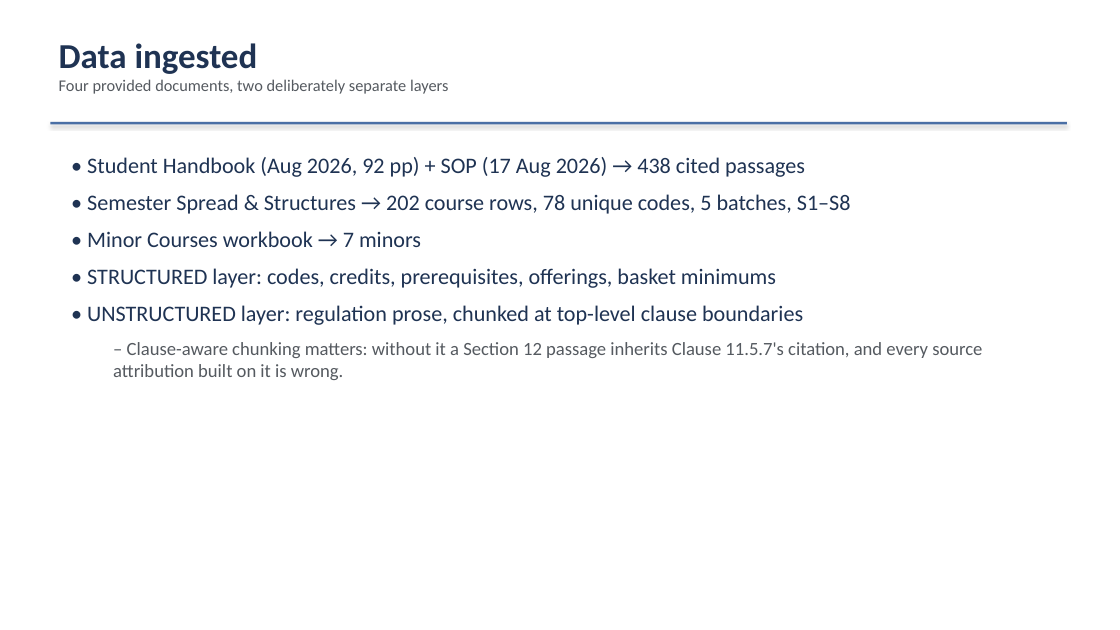
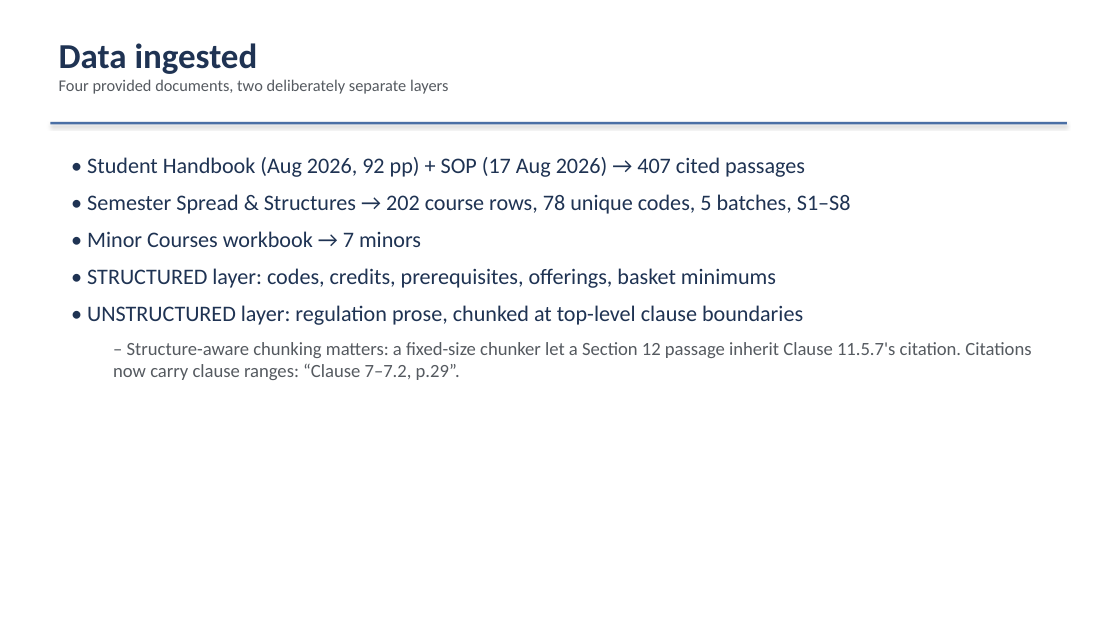
Before and after one commit to Shivshankar8261/Academic-Advisor, a slide deck: slide 4 of report/AI_Academic_Advisor_Presentation.pptx. Drawn at 1120x630 pixels with LibreOffice and Linux fonts; fonts in the diff are those of the drawing. Boxes give left, top, right and bottom in pixels: in the first picture for what was removed or moved away, otherwise in the second. Text is boxed around its words. In the diff, an @@ line names an element or a change of style, - is before the commit and + after.

```diff
--- a/report/AI_Academic_Advisor_Presentation.pptx
+++ b/report/AI_Academic_Advisor_Presentation.pptx
@@ text at (87,157,805,177): text changed @@
-• Student Handbook (Aug 2026, 92 pp) + SOP (17 Aug 2026) → 438 cited passages
+• Student Handbook (Aug 2026, 92 pp) + SOP (17 Aug 2026) → 407 cited passages
@@ text at (113,342,1031,380): text changed @@
-  – Clause-aware chunking matters: without it a Section 12 passage inherits Clause 11.5.7's citation, and every source attribution built on it is wrong.
+  – Structure-aware chunking matters: a fixed-size chunker let a Section 12 passage inherit Clause 11.5.7's citation. Citations now carry clause ranges: “Clause 7–7.2, p.29”.
```
Also in this commit, not shown: 2 other slides changed, 22 other files.
